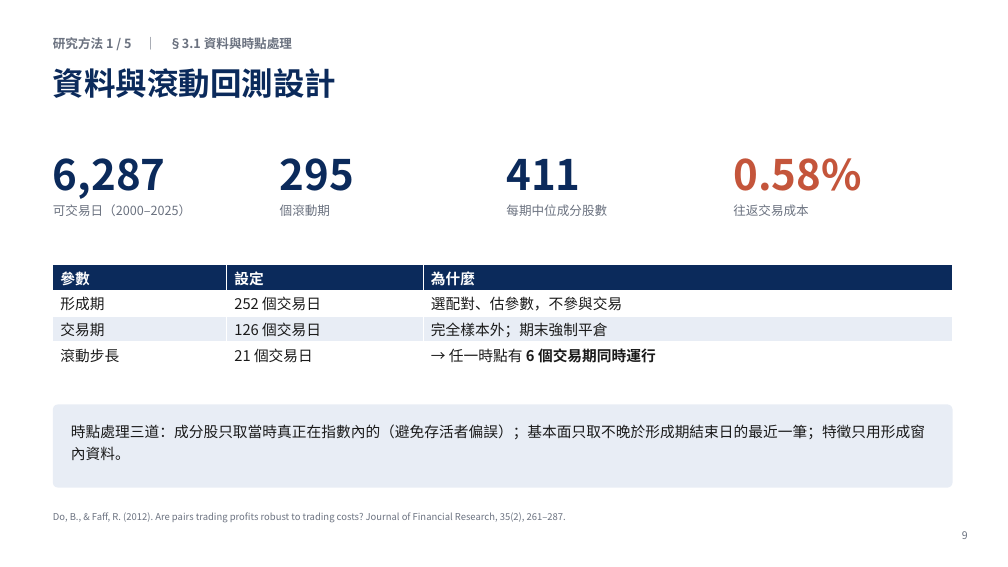
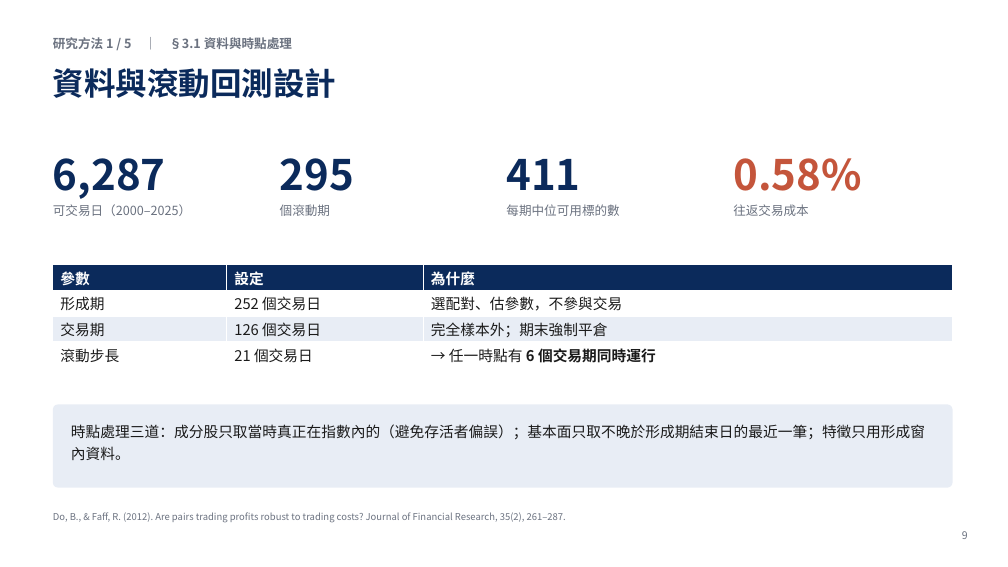
Before and after one commit to LerajieAsta/pairtrade_trainingproject, a slide deck: slide 9 of thesis/1150922.pptx. Drawn at 1008x567 pixels with LibreOffice and Linux fonts; fonts in the diff are those of the drawing. Boxes give left, top, right and bottom in pixels: in the first picture for what was removed or moved away, otherwise in the second. Text is boxed around its words. In the diff, an @@ line names an element or a change of style, - is before the commit and + after.

```diff
--- a/thesis/1150922.pptx
+++ b/thesis/1150922.pptx
@@ text at bbox=[506, 204, 619, 216]: text changed @@
-每期中位成分股數
+每期中位可用標的數
```
Also in this commit, not shown: 1 other slide changed, 6 other files.
